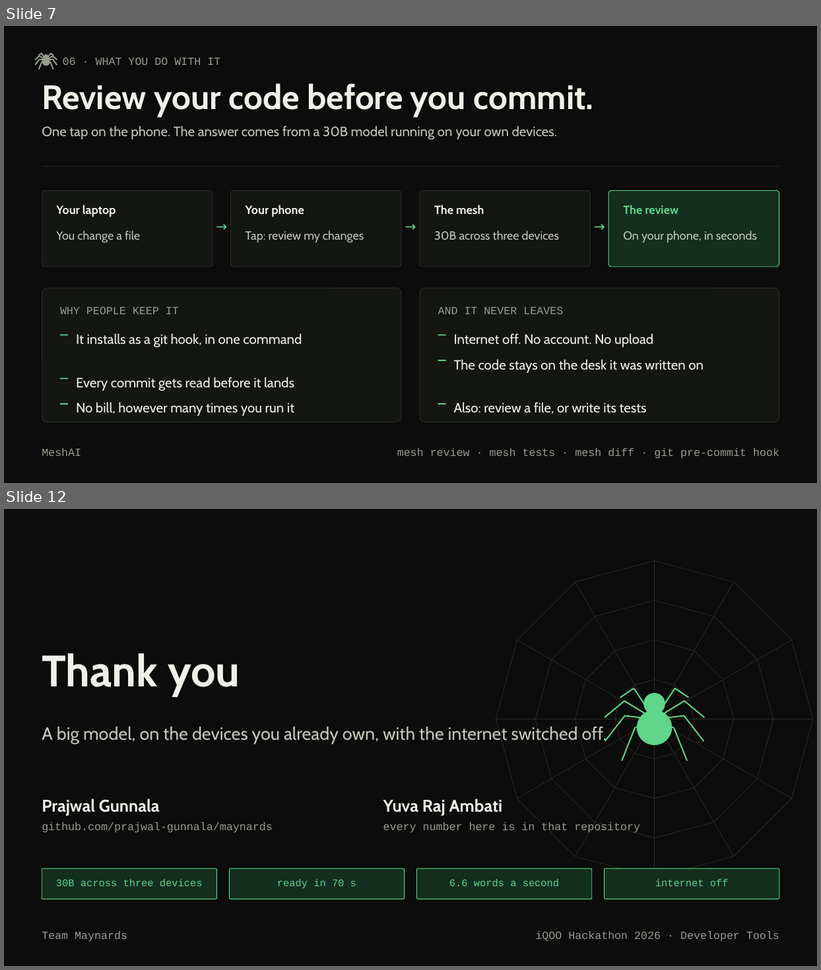
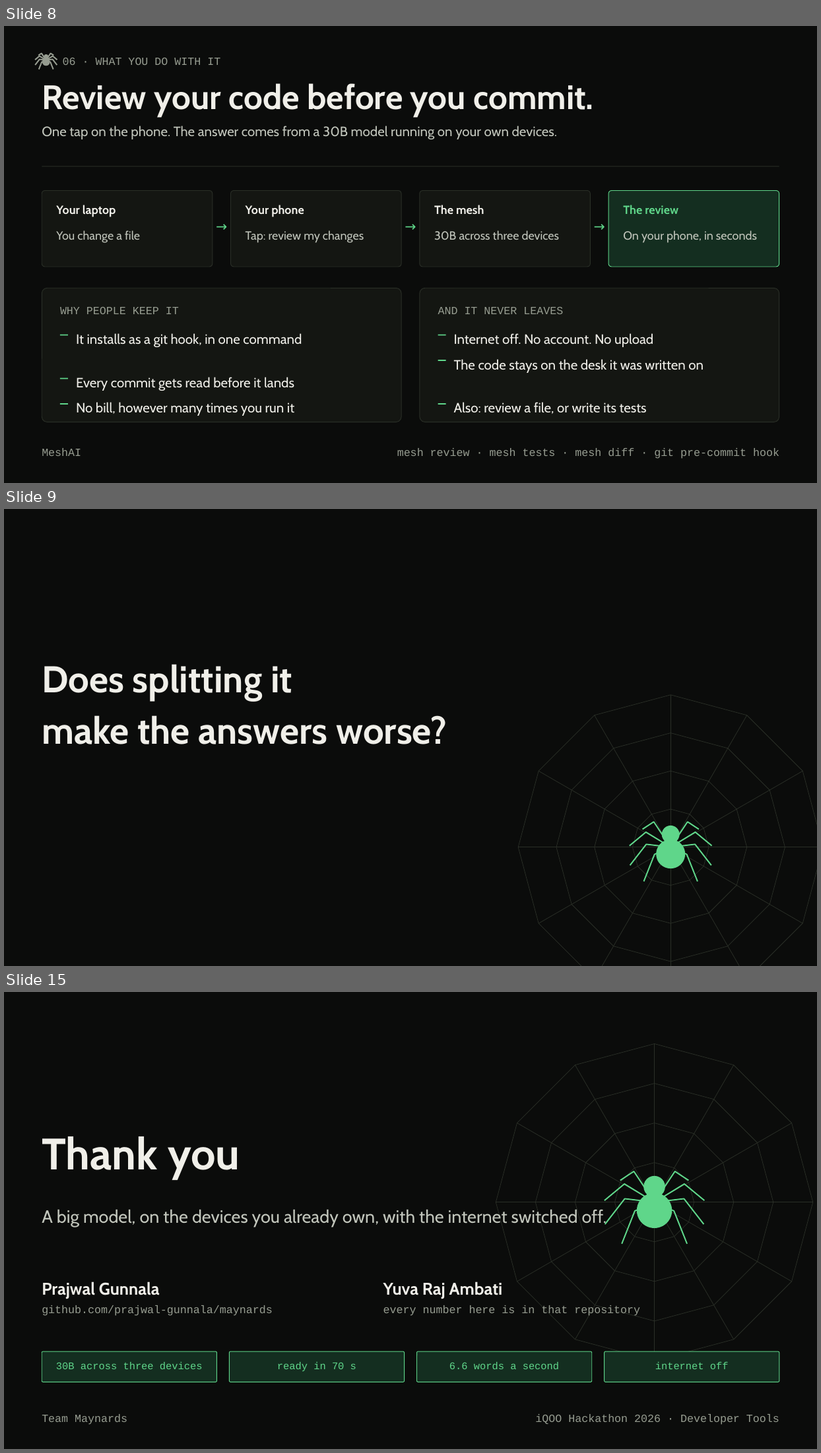
Before and after one commit to prajwal-gunnala/maynards, a slide deck: docs/deck-editable/MeshAI_Deck.pptx. Shown one above the other, each under a label of ours: slides 7 and 12 before the commit, slides 8, 9 and 15 after it; the slides between them are not shown. The pictures are 821x970 and 821x1453 pixels, drawn with LibreOffice and Linux fonts; fonts in the diff are those of the drawing. Boxes give left, top, right and bottom in pixels: in the first picture for what was removed or moved away, otherwise in the second. Text is boxed around its words. In the diff, an @@ line names an element or a change of style, - is before the commit and + after.

```diff
--- a/docs/deck-editable/MeshAI_Deck.pptx
+++ b/docs/deck-editable/MeshAI_Deck.pptx
@@ slide 9 added at <box>4,509,817,966</box>, background #FFFFFF @@
@@ rectangle added at <box>4,509,817,966</box>, fill #0B0C0B @@
@@ text added at <box>42,664,447,745</box>, 44 pt, text #F0EFE9, bold @@
+Does splitting it
+make the answers worse?
@@ freeform shape added at <box>518,695,817,966</box>, outline #2A2F27 0.6 pt @@
@@ freeform shape added at <box>671,695,671,848</box>, outline #2A2F27 0.6 pt @@
@@ freeform shape added at <box>595,715,671,848</box>, outline #2A2F27 0.6 pt @@
@@ freeform shape added at <box>671,715,747,848</box>, outline #2A2F27 0.6 pt @@
@@ freeform shape added at <box>556,733,785,962</box>, outline #2A2F27 0.6 pt @@
@@ freeform shape added at <box>539,771,671,848</box>, outline #2A2F27 0.6 pt @@
@@ freeform shape added at <box>595,771,747,923</box>, outline #2A2F27 0.6 pt @@
@@ freeform shape added at <box>671,771,803,848</box>, outline #2A2F27 0.6 pt @@
@@ freeform shape added at <box>633,809,709,885</box>, outline #2A2F27 0.6 pt @@
@@ freeform shape added at <box>643,822,671,848</box>, outline #5FD68A 1.5 pt @@
@@ freeform shape added at <box>671,822,699,848</box>, outline #5FD68A 1.5 pt @@
@@ freeform shape added at <box>630,832,671,848</box>, outline #5FD68A 1.5 pt @@
@@ freeform shape added at <box>630,844,671,865</box>, outline #5FD68A 1.5 pt @@
@@ ellipse added at <box>657,840,686,869</box>, fill #5FD68A @@
@@ ellipse added at <box>662,826,680,843</box>, fill #5FD68A @@
@@ freeform shape added at <box>671,832,712,848</box>, outline #5FD68A 1.5 pt @@
@@ freeform shape added at <box>671,844,712,865</box>, outline #5FD68A 1.5 pt @@
@@ freeform shape added at <box>518,848,671,848</box>, outline #2A2F27 0.6 pt @@
@@ freeform shape added at <box>539,848,671,923</box>, outline #2A2F27 0.6 pt @@
@@ freeform shape added at <box>595,848,671,966</box>, outline #2A2F27 0.6 pt @@
@@ freeform shape added at <box>644,848,671,882</box>, outline #5FD68A 1.5 pt @@
@@ freeform shape added at <box>671,848,817,848</box>, outline #2A2F27 0.6 pt @@
@@ freeform shape added at <box>671,848,803,923</box>, outline #2A2F27 0.6 pt @@
@@ freeform shape added at <box>671,848,747,966</box>, outline #2A2F27 0.6 pt @@
@@ freeform shape added at <box>671,848,671,966</box>, outline #2A2F27 0.6 pt @@
@@ freeform shape added at <box>671,848,698,882</box>, outline #5FD68A 1.5 pt @@
@@ what was slide 7 is now slide 8 @@
@@ what was slide 12 is now slide 15 @@
```
Also in this commit, not shown: 9 slides changed, 2 other slides added, 1 other file.
